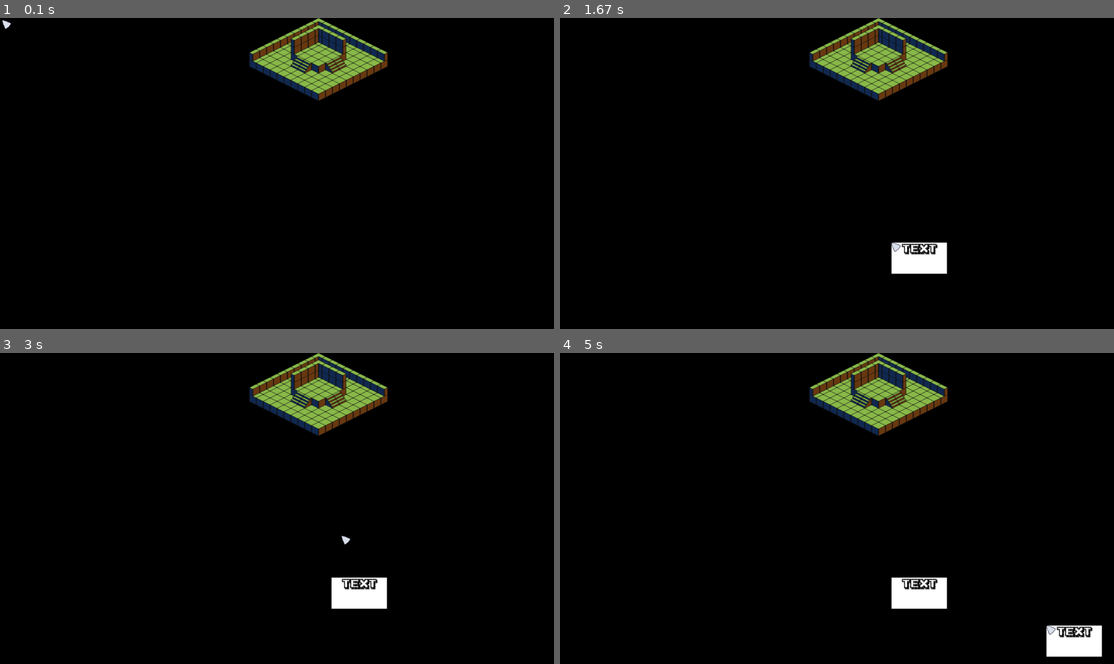
Above: before the commit, frames 1-4 (two rows, left to right).
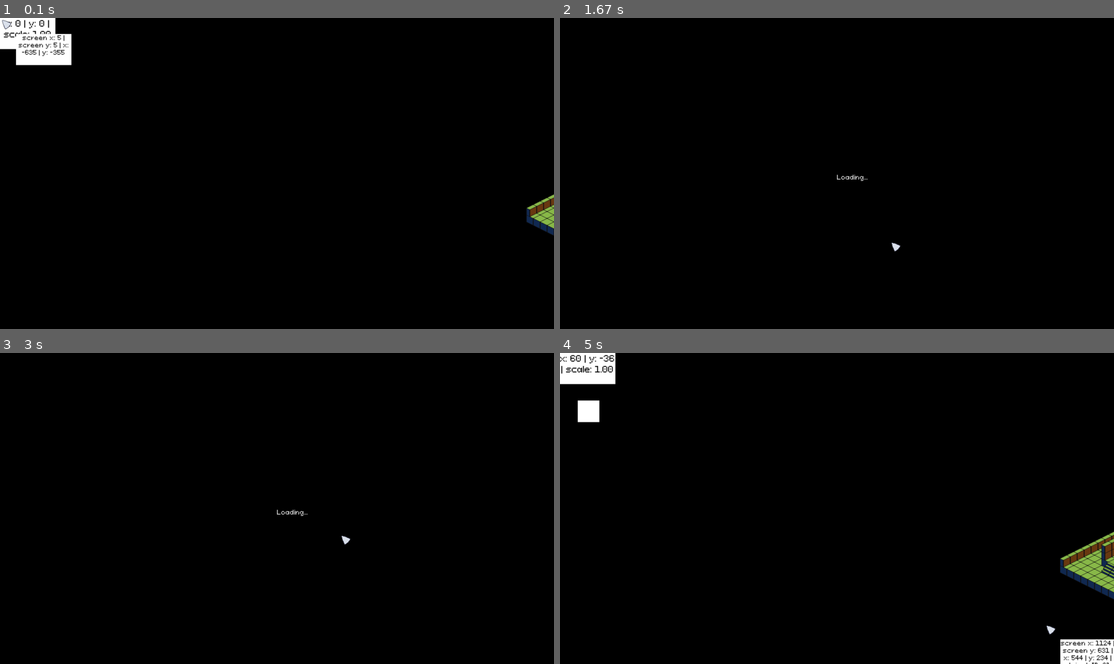
Above: after the commit, the same moments.

Repository: taypexx/Ambisense
Game: LÖVE game, started from main.lua
Same seed, same stepped clock (60 frames per second), same inputs: the game is played once before the commit and once after it.
Inputs (mouse positions are in pixels of both pictures, inside the frame that each line leads up to):
- Up to frame 1 (0.1 s): no input
- Up to frame 2 (1.67 s): click (604, 49) at 0.38 s; hold D 0.67-1.13 s; hold W 1.17-1.47 s; right-click (892, 241) at 1.55 s
- Up to frame 3 (3 s): hold D 1.83-2.3 s; move the mouse to (105, 461) at 1.87 s; hold A 2.33-2.87 s; move the mouse to (360, 399) at 2.37 s; hold S from 2.9 s (still down); move the mouse to (343, 536) at 2.93 s
- Up to frame 4 (5 s): release S at 3.2 s; hold A 3.23-3.63 s; move the mouse to (704, 446) at 3.27 s; hold W 3.67-4.03 s; move the mouse to (809, 589) at 3.7 s; right-click (1047, 626) at 4.12 s; hold D from 4.4 s (still down)

The runs differ from the first frame. In frame 1, 5.9% of the frame differs, in the area x 0-100%, y 0-70%; in frame 2, 4.8%; in frame 3, 4.9%; in frame 4, 8.4%, in the area x 0-100%, y 0-100%.

Commit message:
Proper game rendering + tweening

Diff:
--- a/engine/assets/map.lua
+++ b/engine/assets/map.lua
@@ -23,10 +23,10 @@
 
 --- Draws the map.
 function map:draw()
-    local dx = game.world.camera.x
-    local dy = game.world.camera.y
-    local sc = game.world.camera.scale
-    self.sti:draw(dx,dy,sc,sc)
+    local camera = game.world.camera
+    local x,y = camera:get_screen_pos(0,0)
+    local scale = camera.scale
+    self.sti:draw(x/scale, y/scale, scale, scale)
 end
 
 --- Initializes all processes happening on the map.
--- a/engine/core.lua
+++ b/engine/core.lua
@@ -20,6 +20,9 @@
 game.types.object = require("engine.types.object")
 game.types.event_handle = require("engine.types.event_handle")
 game.types.event = require("engine.types.event")
+
+game.tween = require("engine.substrate.tweening.tween")
+game.tween_task = require("engine.substrate.tweening.tween_task")
 
 game.object_handler = require("engine.substrate.object_handler")
 game.audio_handler = require("engine.audio.audio_handler")
@@ -70,6 +73,8 @@
 function game:update(dt)
     self.audio_handler:update()
     self.world_handler:update(dt)
+    self.world.camera:update(dt)
+    self.tween:update()
 
     self.on_update:fire(dt)
 end
--- a/engine/graphics/graphics_handler.lua
+++ b/engine/graphics/graphics_handler.lua
@@ -1,4 +1,7 @@
 local utils = game.utils
+
+local ORIG_WIDTH = 1280
+local ORIG_HEIGHT = 720
 
 ---@class graphics_handler
 ---@field last_id integer The ID of the last created scene.
@@ -22,7 +25,7 @@
 
     return utils.iterate(self.currentScene.components, true, function (layer, components)
         for _,component in pairs(components) do
-            if component:does_overlap(x,y) then
+            if component.x and component:does_overlap(x,y) then
                 return component
             end
         end
@@ -35,10 +38,12 @@
     local prev_elem = self:get_top_component(x-dx,y-dy)
     if elem == prev_elem then return end
 
-    if elem and elem.on_mouse_enter then
+    if elem then
         game.mouse.current_component = elem
-        elem.on_mouse_enter:fire()
-    elseif elem == nil then
+        if elem.on_mouse_enter then
+           elem.on_mouse_enter:fire()
+        end
+    else
         game.mouse.current_component = nil
     end
     if prev_elem and prev_elem.on_mouse_leave then
@@ -83,30 +88,15 @@
     game.log("Registered a new scene, scene_id: "..scene.scene_id)
 end
 
-local pop = false
 --- Draws the current scene.
 function graphics_handler:draw()
     -- Draw the scene components
     if self.currentScene then
-        -- Apply camera for the 0-999 layer components (map and its objects)
-        pop = false
-        love.graphics.push()
-        love.graphics.translate(game.world.camera.x, game.world.camera.y)
-        love.graphics.scale(game.world.camera.scale, game.world.camera.scale)
-
         utils.iterate(self.currentScene.components, false, function (layer, components)
-            -- Return to normal screen pixel coordinates when drawing interface on layers 1000+.
-            if not pop and layer >= 1000 then
-                love.graphics.pop()
-                pop = true
-            end
-
             for _,component in pairs(components) do
                 component:draw()
             end
         end)
-
-        if not pop then love.graphics.pop() end
     else
         love.graphics.print("Loading...", love.graphics.getWidth()/2, love.graphics.getHeight()/2)
     end
@@ -115,7 +105,7 @@
     local mouse = game.mouse
     local cursor = mouse.current_cursor
     if love.window.hasMouseFocus() and cursor and mouse.cursor_visible then
-        love.graphics.draw(cursor.sprite.image, mouse:getX(), mouse:getY())
+        love.graphics.draw(cursor.sprite.image, mouse:get_pos())
     end
 end
 
--- a/engine/graphics/scenes/scene_component.lua
+++ b/engine/graphics/scenes/scene_component.lua
@@ -13,9 +13,25 @@
 -- Inherits
 setmetatable(scene_component, object)
 
+--- Tells whether the given position overlaps with the element.
+---@param x integer X position on the screen to check.
+---@param y integer Y position on the screen to check.
+---@return boolean
+function scene_component:does_overlap(x,y)
+    x = x or 0
+    y = y or 0
+
+    local ox,oy = self:get_position()
+    local width,height = self:get_size()
+
+    return x >= ox and x <= ox + width and y >= oy and y <= oy + height
+end
+
+--- Placeholder for the draw function.
 function scene_component:draw() end
-function scene_component:does_overlap(x,y) end
+--- Placeholder for the screen position function.
 function scene_component:get_position() end
+--- Placeholder for the screen size function.
 function scene_component:get_size() end
 
 --- Assigns the component to the scene. Cannot be called if the scene was already set.
--- a/engine/graphics/ui/text_label.lua
+++ b/engine/graphics/ui/text_label.lua
@@ -26,7 +26,9 @@
     ui_element.draw(self)
 
     -- Draw the text
-    love.graphics.setFont(self.font)
+    if self.font then
+        love.graphics.setFont(self.font)
+    end
     game.utils.set_color(self.text_color, self.text_opacity)
 
     local x,y = self:get_position()
--- a/engine/graphics/ui/ui_element.lua
+++ b/engine/graphics/ui/ui_element.lua
@@ -54,31 +54,16 @@
     utils.reset_color()
 end
 
---- Tells whether the given position overlaps with the element.
----@param x integer X position to check.
----@param y integer Y position to check.
----@return boolean
-function ui_element:does_overlap(x,y)
-    x = x or 0
-    y = y or 0
-
-    local ox,oy = self:get_position()
-    local width,height = self:get_size()
-
-    return x >= ox and x <= ox + width and y >= oy and y <= oy + height
-end
-
 --- Sets the pixel position of the element. To change position relative to the parent change ui_element.x and ui_element.y.
----@param x integer New width in pixels.
----@param y integer New height in pixels.
+---@param x integer New X position in pixels.
+---@param y integer New Y position in pixels.
 function ui_element:set_position(x,y)
     x = x or 0
     y = y or 0
 
-    local ox,oy = self:get_position()
-    local ow,oh = self:get_size()
-    self.x = x / (ox + ow)
-    self.y = y / (oy + oh)
+    local pw,ph = self:get_parent_size()
+    self.x = x / pw
+    self.y = y / ph
 end
 
 --- Sets the pixel size of the element. To change size relative to the parent change ui_element.width and ui_element.height.
@@ -93,45 +78,58 @@
     self.height = height / oh * self.height
 end
 
---- Gets the pixel position to render the element.
+--- Gets the pixel position to draw the element.
 ---@return integer,integer
 function ui_element:get_position()
     local x = 0
     local y = 0
 
     if self.parent then
-        local px,py
-        local pw,ph
-        if self.parent.parent then
-            px,py = self.parent:get_position()
-            pw,ph = self.parent:get_size()
-        else
-            px,py = 0,0
-            pw,ph = love.graphics.getPixelWidth(),love.graphics.getPixelHeight()
-        end
+        local px,py = self:get_parent_position()
+        local pw,ph = self:get_parent_size()
+
         x = px + pw * self.x
         y = py + ph * self.y
     end
     return x,y
 end
 
---- Gets the pixel size to render the element.
+--- Gets the pixel size to draw the element.
 ---@return integer,integer
 function ui_element:get_size()
     local w = 0
     local h = 0
 
     if self.parent then
-        local pw,ph
-        if self.parent.parent then
-            pw,ph = self.parent:get_size()
-        else
-            pw,ph = love.graphics.getPixelWidth(),love.graphics.getPixelHeight()
-        end
+        local pw,ph = self:get_parent_size()
         w = pw * self.width
         h = ph * self.height
     end
     return w,h
+end
+
+--- Gets the parent position in pixels.
+---@return integer,integer
+function ui_element:get_parent_position()
+    local px,py
+    if self.parent and self.parent.parent then
+        px,py = self.parent:get_position()
+    else
+        px,py = 0,0
+    end
+    return px,py
+end
+
+--- Gets the parent size in pixels.
+---@return integer,integer
+function ui_element:get_parent_size()
+    local pw,ph
+    if self.parent.parent then
+        pw,ph = self.parent:get_size()
+    else
+        pw,ph = love.graphics.getPixelWidth(),love.graphics.getPixelHeight()
+    end
+    return pw,ph
 end
 
 --- Sets the parent of the UI element.
--- a/engine/input/keyboard.lua
+++ b/engine/input/keyboard.lua
@@ -10,6 +10,13 @@
 keyboard.__index = keyboard
 keyboard.__newindex = game.utils.get_readonly_func({"on_key_down", "on_key_up"})
 
+--- Checks whether the key is pressed right now.
+---@param key string Key that is being checked. All key strings: https://www.love2d.org/wiki/Scancode.
+---@return boolean pressed True if the key is pressed, otherwise false.
+function keyboard:is_pressed(key)
+    return love.keyboard.isDown(key)
+end
+
 function love.keypressed(key, scancode)
     keyboard.on_key_down:fire(scancode)
 end
--- a/engine/input/mouse.lua
+++ b/engine/input/mouse.lua
@@ -31,8 +31,19 @@
 mouse.__index = mouse
 mouse.__newindex = game.utils.get_readonly_func({"on_left_down", "on_left_up", "on_right_down", "on_right_up", "on_wheel_move"})
 
-function mouse:getX() return love.mouse.getX() end
-function mouse:getY() return love.mouse.getY() end
+--- Gets the current world coordinates at the mouse position.
+---@return number wx
+---@return number wy
+function mouse:get_world_pos()
+    return game.world.camera:get_world_pos(self:get_pos())
+end
+
+--- Gets the current screen positon of the mouse in pixels.
+---@return number X
+---@return number Y
+function mouse:get_pos()
+    return love.mouse.getX(), love.mouse.getY()
+end
 
 --- Finds the cursor by its name and sets it as the current one.
 ---@param name string Name of the cursor.
--- /dev/null
+++ b/engine/substrate/tweening/tween.lua
@@ -0,0 +1,40 @@
+---@class tween
+---@field tasks table<tween_task> All tasks in progress.
+---@field funcs table<string,function> Tweening functions table where key is the name of the function and value is the function itself.
+local tween = {
+    tasks = {},
+    funcs = {
+        ["linear"] = function (v1, v2, t1, t2)
+            return v1 + (v2 - v1) / (t2 - t1) * (love.timer.getTime() - t1)
+        end,
+        ["sine"] = function (v1, v2, t1, t2)
+            return v1 + (v2 - v1) * math.sin(math.pi/2 / (t2 - t1) * (love.timer.getTime() - t1))
+        end
+    }
+}
+tween.__index = tween
+tween.__newindex = game.utils.get_readonly_func({"tasks", "funcs"})
+
+--- Tweens the number value in the table.
+---@param t table Table containing a number value.
+---@param key any Key of the value.
+---@param value number The end value to reach.
+---@param duration number Duration of the tween in seconds.
+---@param func_name string|nil Tween function name.
+---@param end_func function|nil Function to execute after the tween completion.
+function tween:start(t, key, value, duration, func_name, end_func)
+    if not (t and key and value and duration) then game.error("Cannot tween: One of the parameters was not provided.") return end
+
+    local func = (func_name and self.funcs[func_name]) or self.funcs["linear"]
+    local task = game.tween_task:new(t, key, value, duration, func, end_func)
+    table.insert(self.tasks, task)
+end
+
+--- Updates all current tween tasks.
+function tween:update()
+    for _,tween_task in pairs(self.tasks) do
+        tween_task:update()
+    end
+end
+
+return tween
--- /dev/null
+++ b/engine/substrate/tweening/tween_task.lua
@@ -0,0 +1,76 @@
+local object = game.types.object
+local utils = game.utils
+
+---@class tween_task:object
+---@field table table Table containing a number value.
+---@field key any Key of the value.
+---@field value_start number The value to start with.
+---@field value_end number The end value to reach.
+---@field time_start number Start time of the tween.
+---@field time_end number End time of the tween.
+---@field end_func function Function to execute after the tween completion.
+local tween_task = {
+    table = nil,
+    key = nil,
+    value_start = nil,
+    value_end = nil,
+    time_start = nil,
+    time_end = nil,
+    func = nil,
+    end_func = nil
+}
+tween_task.__index = tween_task
+
+-- Inherits
+setmetatable(tween_task, object)
+
+--- Updates the value of the table.
+function tween_task:update()
+    if not self.table[self.key] then self:destroy() end
+
+    if love.timer.getTime() < self.time_end then
+        self.table[self.key] = self.func(self.value_start, self.value_end, self.time_start, self.time_end)
+    else
+        self.table[self.key] = self.value_end
+        if self.end_func then
+            self.end_func()
+        end
+        self:destroy()
+    end
+end
+
+--- Creates a new tween task.
+---@param t table Table containing a number value.
+---@param key any Key of the value.
+---@param value number The end value to reach.
+---@param duration number Duration of the tween in seconds.
+---@param func function Function to use for tweening. Must accept 4 values as arguments: value_start, value_end, time_start and time_end. Returns the tweened number.
+---@param end_func function|nil Function to execute after the tween completion.
+---@return tween_task|nil
+function tween_task:new(t, key, value, duration, func, end_func)
+    if not (t and key and value and duration and func) then game.error("Cannot create a new tween task: One of the parameters was not provided.") return end
+    if type(t[key]) ~= "number" then game.error("Cannot create a new tween task: table value is not a number.") return end
+
+    local new = setmetatable(object:new(), tween_task)
+    new.table = t
+    new.key = key
+    new.value_start = t[key]
+    new.value_end = value
+    new.time_start = love.timer.getTime()
+    new.time_end = new.time_start + duration
+    new.func = func
+    new.end_func = end_func
+
+    return new
+end
+
+--- Destroys the tween tasks and removes itself from the tween tasks.
+function tween_task:destroy()
+    local i = utils.table_find(game.tween.tasks, self)
+    if i then
+        table.remove(game.tween.tasks, i)
+    end
+    object.destroy(self)
+end
+
+return tween_task
--- a/engine/substrate/utils.lua
+++ b/engine/substrate/utils.lua
@@ -55,13 +55,13 @@
 
 --- Clamps the given value between min and max.
 ---@param x number The number to clamp.
----@param min number Minimum value allowed.
----@param max number Maximum value allowed.
+---@param min number|nil Minimum value allowed.
+---@param max number|nil Maximum value allowed.
 ---@return number x_clamped Clamped value.
 function utils.clamp(x, min, max)
-    if x < min then
+    if min and x < min then
         return min
-    elseif x > max then
+    elseif max and x > max then
         return max
     end
     return x
--- a/engine/world/camera.lua
+++ b/engine/world/camera.lua
@@ -3,8 +3,8 @@
 local MODES = {"static","follow"}
 
 ---@class camera
----@field x integer X coordinate of the camera center in the world space.
----@field y integer Y coordinate of the camera center in the world space.
+---@field x number X coordinate of the camera center in the world space.
+---@field y number Y coordinate of the camera center in the world space.
 ---@field scale number Zoom of the camera where 1 - normal state (100% zoom).
 ---@field mode string Camera mode. "static" - stays at the same coordiates. "follow" - follows the world component. Works as static if the target is nil.
 ---@field target map_component|nil Target component to follow. Will not affect the camera if the mode is set to "static".
@@ -12,29 +12,54 @@
     x = 0,
     y = 0,
     scale = 1,
+    zooming = false,
     mode = "static",
-    target = nil
+    target = nil,
 }
 camera.__index = camera
 
+--- Converts world coordinates to screen position.
+---@param wx number World X coordinate.
+---@param wy number World Y coordinate.
+---@return integer sx Screen X coordinate.
+---@return integer sy Screen Y coordinate.
+function camera:get_screen_pos(wx, wy)
+    local sw,sh = love.graphics.getPixelDimensions()
+    return sw/2 + (wx - self.x)*self.scale, sh/2 + (wy - self.y)*self.scale
+end
+
+--- Gets the screen position to world coordinates.
+---@param sx integer Screen X coordinate.
+---@param sy integer Screen Y coordinate.
+---@return number wx World X coordinate.
+---@return number wy World Y coordinate.
+function camera:get_world_pos(sx, sy)
+    local sw,sh = love.graphics.getPixelDimensions()
+    return self.x + (sx - sw/2)/self.scale, self.y + (sy - sh/2)/self.scale
+end
+
 --- Sets the camera position to the given coordinates. Camera must be in "static" mode.
----@param x integer X coordinate of the camera center in the world space.
----@param y integer Y coordinate of the camera center in the world space.
+---@param x number|nil X coordinate of the camera center in the world space. Default is 0.
+---@param y number|nil Y coordinate of the camera center in the world space. Default is 0.
 function camera:to(x,y)
     if self.mode ~= "static" then return end
 
     -- TODO: do smooth camera teleport with easing functions (add an option as a parameter)
-    self.x = x
-    self.y = y
+    self.x = x or 0
+    self.y = y or 0
 end
 
 --- Zooms the camera
 ---@param zoom number Zoom of the camera where 1 - normal state (100% zoom).
 function camera:zoom(zoom)
+    if self.zooming then return end
     if not zoom then game.error("Cannot zoom camera: zoom was not provided.") return end
 
-    -- TODO: do smooth camera zoom with easing functions (add an option as a parameter)
-    self.scale = zoom
+    self.zooming = true
+    local new_scale = utils.clamp(zoom, 0.1, 100)
+    game.tween:start(self, "scale", new_scale, 0.2, "sine", function ()
+        self.zooming = false
+    end)
 end
 
 --- Updates the camera.
--- a/engine/world/map_component.lua
+++ b/engine/world/map_component.lua
@@ -5,12 +5,16 @@
 local MAX_COMP_LAYER = 999
 
 ---@class map_component:scene_component
----@field x integer X coordinate of the component in the world space.
----@field y integer Y coordinate of the component in the world space.
+---@field visible boolean True if thee component is visible, otherwise false.
+---@field cull boolean Whether the component culls. If true will not render outside of the screen.
+---@field x number X coordinate of the component in the world space.
+---@field y number Y coordinate of the component in the world space.
 ---@field width number Width of the component in the world space.
 ---@field height number Height of the component in the world space.
 local map_component = {
     map = nil,
+    visible = nil,
+    cull = nil,
     x = nil,
     y = nil,
     width = nil,
@@ -21,16 +25,54 @@
 -- Inherits
 setmetatable(map_component, scene_component)
 
+--- Draws the map component.
+function map_component:draw()
+    if not self:is_drawing() then return end
+
+    local sx,sy = self:get_position()
+    local sw,sh = self:get_size()
+    love.graphics.rectangle("fill", sx, sy, sw, sh)
+end
+
+--- Tells whether the component is being drawn.
+---@return boolean is_drawing True if the component is being drawn, otherwise false.
+function map_component:is_drawing()
+    if not self.visible then
+        return false
+    elseif self.cull then
+        local x,y = self:get_position()
+        local w,h = self:get_size()
+        local sw,sh = love.graphics.getDimensions()
+
+        return x + w > 0 and x < sw and y + h > 0 and y < sh
+    else return true end
+end
+
+--- Gets the screen position of the component in pixels. To get the world position check map_component.x and map_component.y.
+---@return integer sx Screen X position.
+---@return integer sy Screen Y position.
+function map_component:get_position()
+    return game.world.camera:get_screen_pos(self.x, self.y)
+end
+
+--- Gets the screen size of the component in pixels. To get the world size check map_component.width and map_component.height.
+function map_component:get_size()
+    local scale = game.world.camera.scale
+    return self.width * scale, self.height * scale
+end
+
 ---@param scene scene Scene to add this component to.
 ---@param layer integer|nil Initial layer to draw the component on. Should be in range 0~999. Default is 100.
 ---@param x number|nil X coordinate in the world space. Default is 0.
 ---@param y number|nil Y coordinate in the world space. Default is 0.
 ---@param width number|nil Width in the world space. Default is 16.
 ---@param height number|nil Height in the world space. Default is 16.
-function map_component:new(scene, layer, x, y, width, height)
+function map_component:new(scene, layer, x, y, width, height, cull)
     if not scene then game.error("Cannot create a new map component: scene was not provided.") return end
 
     local new = setmetatable(scene_component:new(scene, utils.clamp(layer or 100, MIN_COMP_LAYER, MAX_COMP_LAYER)), self)
+    new.visible = true
+    new.cull = true
     new.x = x or 0
     new.y = y or 0
     new.width = width or 16
--- a/engine/world/world_handler.lua
+++ b/engine/world/world_handler.lua
@@ -34,7 +34,7 @@
 
     -- Set camera to default settings.
     camera:set_mode("static")
-    camera:to(0,0)
+    camera:to()
     camera:zoom(1)
 
     self.current_map = map
--- a/src/run.lua
+++ b/src/run.lua
@@ -17,40 +17,95 @@
 ]]
 
 local scene = game.scenes.scene
+local camera = game.world.camera
 local mouse = game.mouse
+local keyboard = game.keyboard
+
+local main_scene = scene:new("Main")
+
+local function init_debug_menu()
+    local coords = game.ui.text_label:new(
+        main_scene, game.asset_handler:get_font("pixeloid_sans", 20),
+        nil, nil, nil, nil, 1000,
+        0,0,
+        0.1, 0.1
+    )
+    coords:set_parent(main_scene)
+
+    local mouse_coords = game.ui.text_label:new(
+        main_scene, game.asset_handler:get_font("pixeloid_sans", 14),
+        nil, nil, nil, nil, 1001,
+        0,0,
+        0.1, 0.1
+    )
+    mouse_coords:set_parent(main_scene)
+
+    local camera_speed = 100
+    local camera_zoom = 0.1
+
+    game.on_update:sub(function (dt)
+        local cam_dx, cam_dy = 0,0
+        if keyboard:is_pressed("w") then
+            cam_dy = cam_dy - camera_speed
+        end
+        if keyboard:is_pressed("s") then
+            cam_dy = cam_dy + camera_speed
+        end
+        if keyboard:is_pressed("a") then
+            cam_dx = cam_dx - camera_speed
+        end
+        if keyboard:is_pressed("d") then
+            cam_dx = cam_dx + camera_speed
+        end
+        camera:to(camera.x + cam_dx*dt, camera.y + cam_dy*dt)
+
+        coords.text = string.format("x: %i | y: %i | scale: %.2f", camera.x, camera.y, camera.scale)
+
+        local x,y = mouse:get_pos()
+        local wx,wy = mouse:get_world_pos()
+        mouse_coords.text = string.format("screen x: %i | screen y: %i | x: %i | y: %i", x, y, wx, wy)
+        mouse_coords:set_position(x + mouse.current_cursor.sprite.width, y + mouse.current_cursor.sprite.height)
+
+        if mouse.current_component then
+            mouse_coords.text = mouse_coords.text.." | object_ID: "..mouse.current_component.object_id
+        end
+    end)
+
+    mouse.on_wheel_move:sub(function (y)
+        if y > 0 then
+            camera:zoom(camera.scale + camera_zoom)
+        elseif y < 0 then
+            camera:zoom(camera.scale - camera_zoom)
+        end
+    end)
+end
 
 return function()
 
     game.log("Game started.")
 
-    local main_scene = scene:new("Main")
     game.graphics_handler:switch_scene(main_scene)
 
-    local layer = 1000
-
     local music = game.asset_handler.audios.music.frozen_sky
-    music:play()
-
-    mouse.on_right_down:sub(function()
-        local elem = game.ui.text_label:new(
-            main_scene, game.asset_handler:get_font("karmatic_arcade", 24),
-            nil, nil, nil, nil, layer,
-            love.mouse.getX()/love.graphics.getWidth(),
-            love.mouse.getY()/love.graphics.getHeight(),
-            0.1, 0.1
-        )
-        elem:set_parent(main_scene)
-
-        layer = layer + 1
-    end)
-
-    local bass = game.asset_handler.audios.sfx.bass
-    mouse.on_left_down:sub(function ()
-        bass:play()
-    end)
+    --music:play()
 
     game.world_handler:load_map("test", main_scene)
 
-    game.world.camera:to(0,0) -- figure out why it needs minus here it's just stupid bruh
-    game.world.camera:zoom(1)
+    init_debug_menu()
+
+    mouse.on_left_down:sub(function ()
+        local wx, wy = game.mouse:get_world_pos()
+        local comp = game.world.map_component:new(
+            main_scene, 500,
+            wx, wy, 50, 50
+        )
+    end)
+
+    mouse.on_right_down:sub(function()
+        if game.graphics_handler.currentScene then
+            game.graphics_handler:switch_scene()
+        else
+             game.graphics_handler:switch_scene(main_scene)
+        end
+    end)
 end
